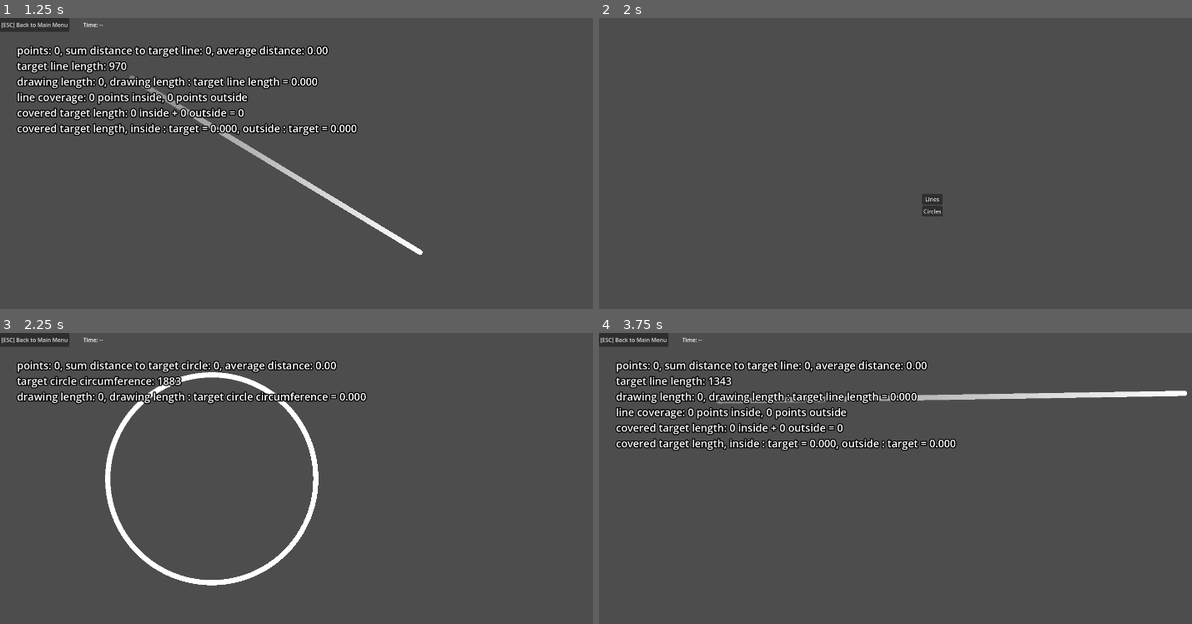
Above: before the commit, frames 1-4 (two rows, left to right).
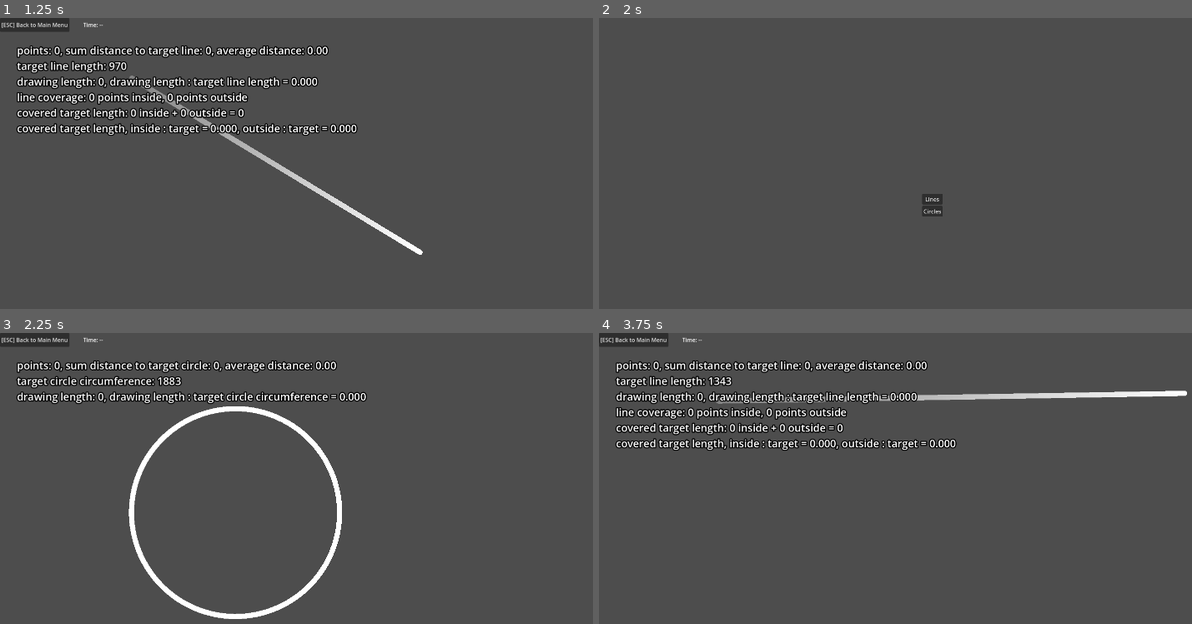
Above: after the commit, the same moments.

Repository: Toxe/godot-tablet-trainer
Game: Godot game, scene res://scenes/main_menu/main_menu.tscn
Two runs of this game, one before a commit and one after it. Both use one fixed random seed, a clock stepped at 60 frames per second and the inputs below.
Inputs:
- Up to frame 1 (1.25 s): click "Lines" at 0.5 s
- Up to frame 2 (2 s): click "[ESC] Back to Main Menu" at 1.25 s
- Up to frame 3 (2.25 s): click "Circles" at 2 s
- Up to frame 4 (3.75 s): click "[ESC] Back to Main Menu" at 2.75 s; click "Lines" at 3.5 s

Frames 1-2 are identical in both runs. In frame 3, 3.9% of the frame differs, in the area x 17-58%, y 13-99%; in frame 4, nothing differs.

Commit message:
Increase margin to screen borders

Diff:
--- a/TabletTrainer/scenes/circle_trainer/circle_trainer.gd
+++ b/TabletTrainer/scenes/circle_trainer/circle_trainer.gd
@@ -1,6 +1,6 @@
 extends Node2D
 
-const margin_screen_ratio := 0.1
+const margin_screen_ratio := 0.2
 const target_circle_line_width := 15
 const target_circle_min_radius_screen_ratio := 0.1
 const target_circle_max_radius_screen_ratio := 0.3
